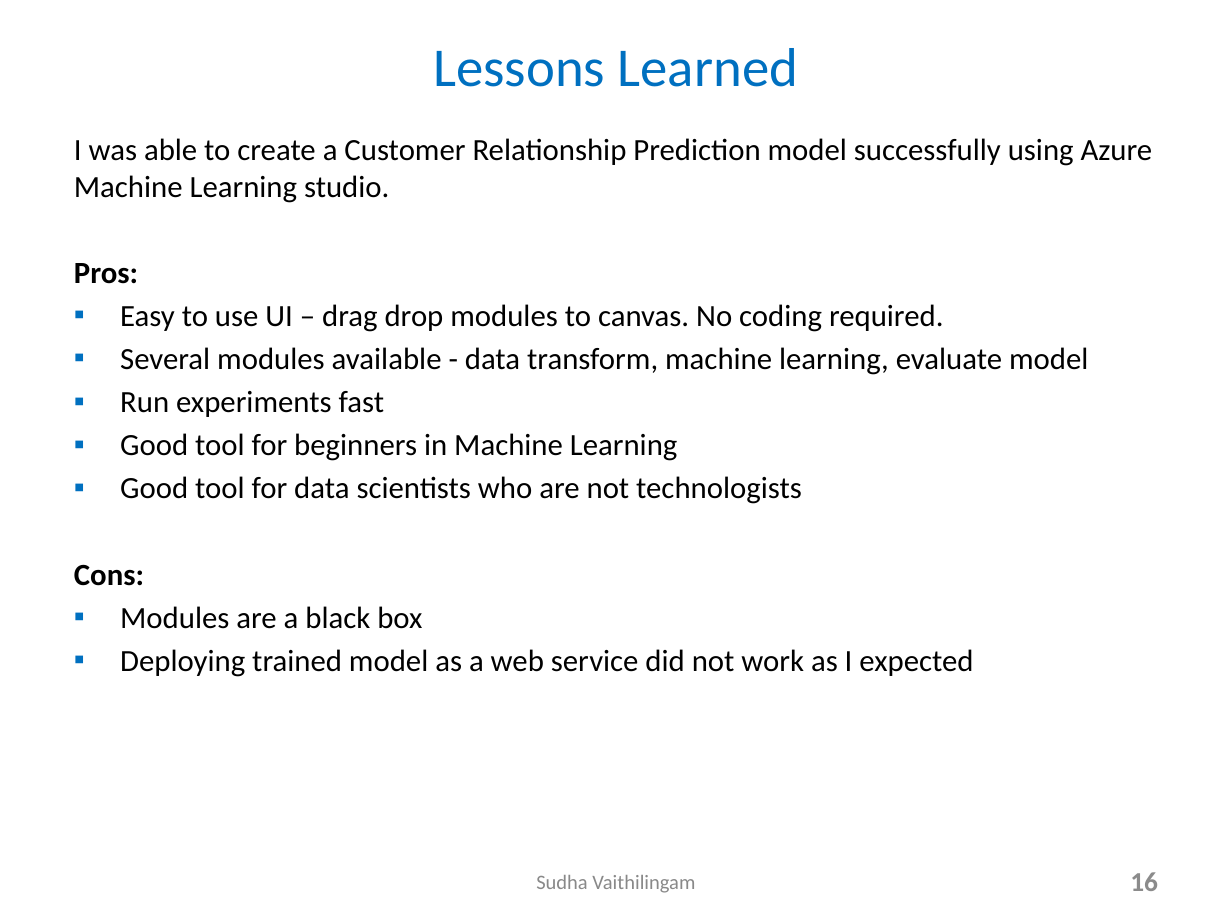
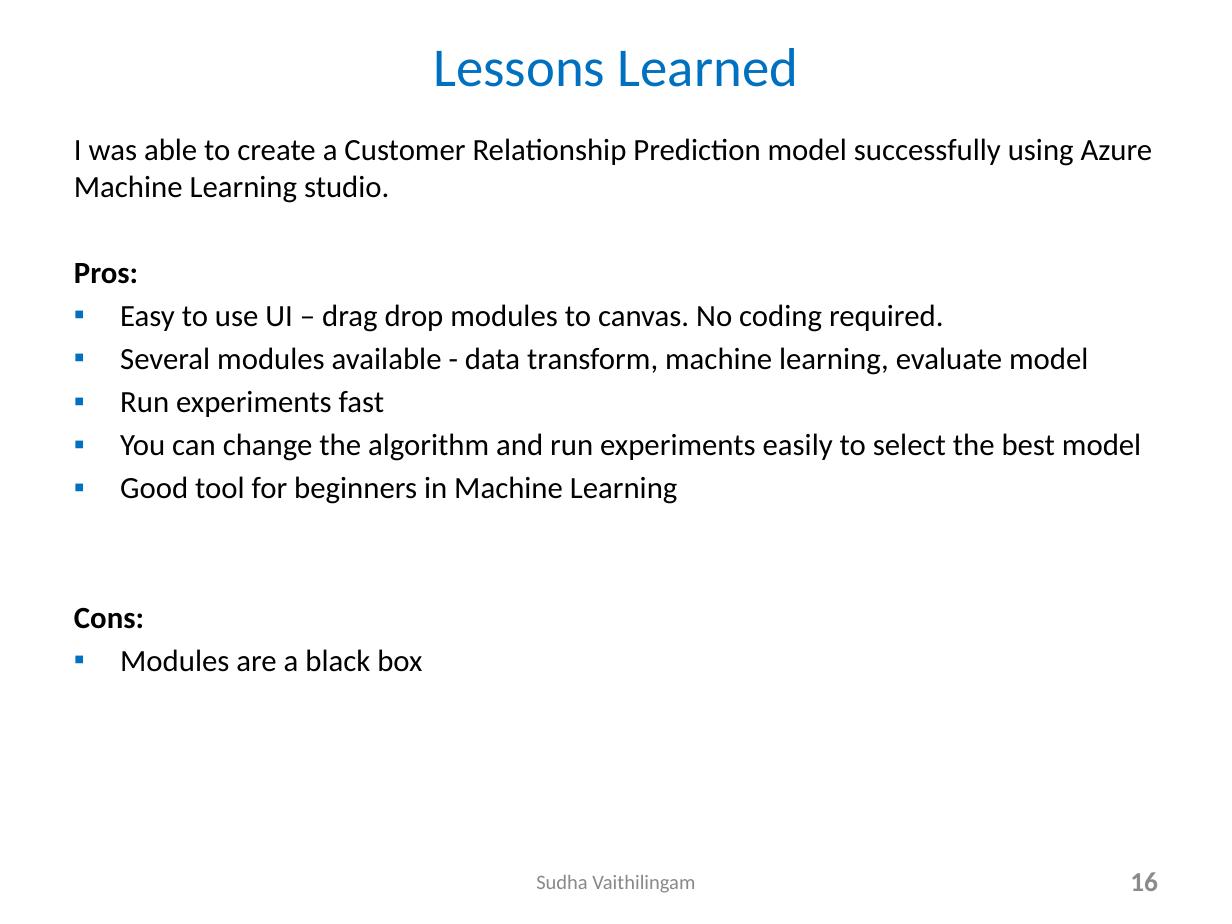
Before and after one commit to SVRD17/DeepAzureFinalProject, a slide deck: slide 16 of AzureMachineLearning_Slides_VaithilingamSudha.pptx. Drawn at 1232x924 pixels with LibreOffice and Linux fonts; fonts in the diff are those of the drawing. Boxes give left, top, right and bottom in pixels: in the first picture for what was removed or moved away, otherwise in the second. Text is boxed around its words. In the diff, an @@ line names an element or a change of style, - is before the commit and + after.

```diff
--- a/AzureMachineLearning_Slides_VaithilingamSudha.pptx
+++ b/AzureMachineLearning_Slides_VaithilingamSudha.pptx
@@ text at <box>120,433,1141,461</box>: paragraph added @@
+▪ You can change the algorithm and run experiments easily to select the best model
@@ text at <box>120,476,802,504</box>: paragraph removed @@
-▪ Good tool for data scientists who are not technologists
@@ text at <box>120,649,973,677</box>: paragraph removed @@
-▪ Deploying trained model as a web service did not work as I expected
```
Also in this commit, not shown: 5 other slides changed, 2 other files.
